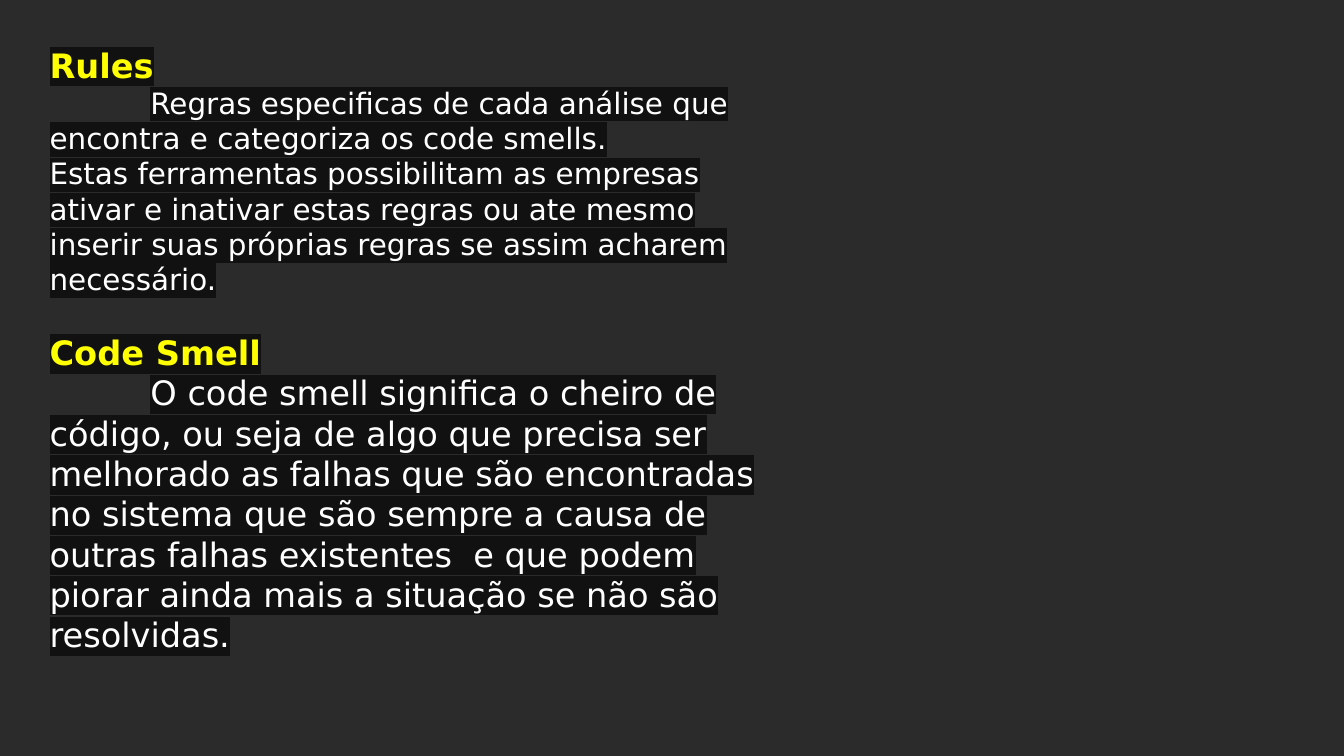
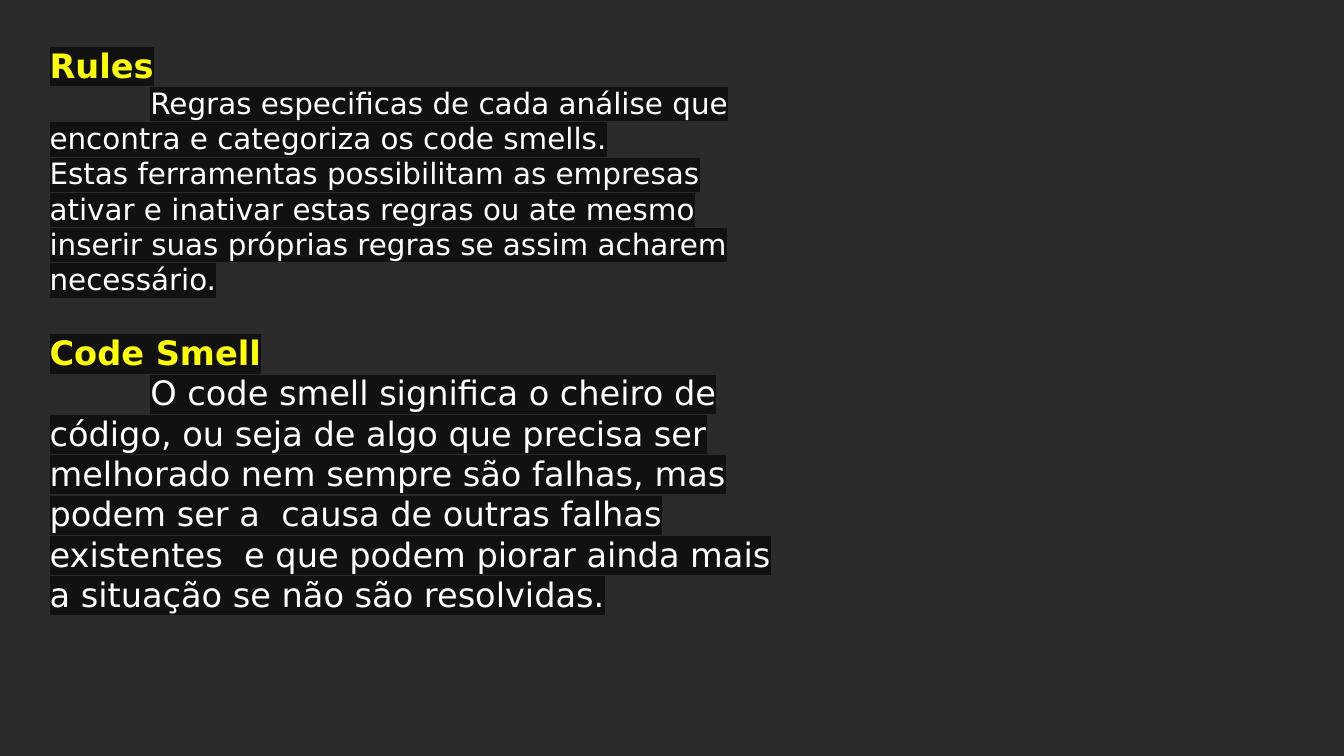
Before and after one commit to Giselesct/DaChristo, a slide deck: slide 6 of Sprint-14 Análise Estatica/CleartechSprint14.pptx. Drawn at 1344x756 pixels with LibreOffice and Linux fonts; fonts in the diff are those of the drawing; background and template pictures are left out; a plain dark background stands for a picture behind light text. Boxes give left, top, right and bottom in pixels: in the first picture for what was removed or moved away, otherwise in the second. Text is boxed around its words. In the diff, an @@ line names an element or a change of style, - is before the commit and + after.

```diff
--- a/Sprint-14 Análise Estatica/CleartechSprint14.pptx
+++ b/Sprint-14 Análise Estatica/CleartechSprint14.pptx
@@ text at (50,379,770,614): text changed @@
-O code smell significa o cheiro de código, ou seja de algo que precisa ser melhorado as falhas que são encontradas no sistema que são sempre a causa de outras falhas existentes e que podem piorar ainda mais a situação se não são resolvidas.
+O code smell significa o cheiro de código, ou seja de algo que precisa ser melhorado nem sempre são falhas, mas podem ser a causa de outras falhas existentes e que podem piorar ainda mais a situação se não são resolvidas.
```
Also in this commit, not shown: 3 other slides changed, 2 other files.
